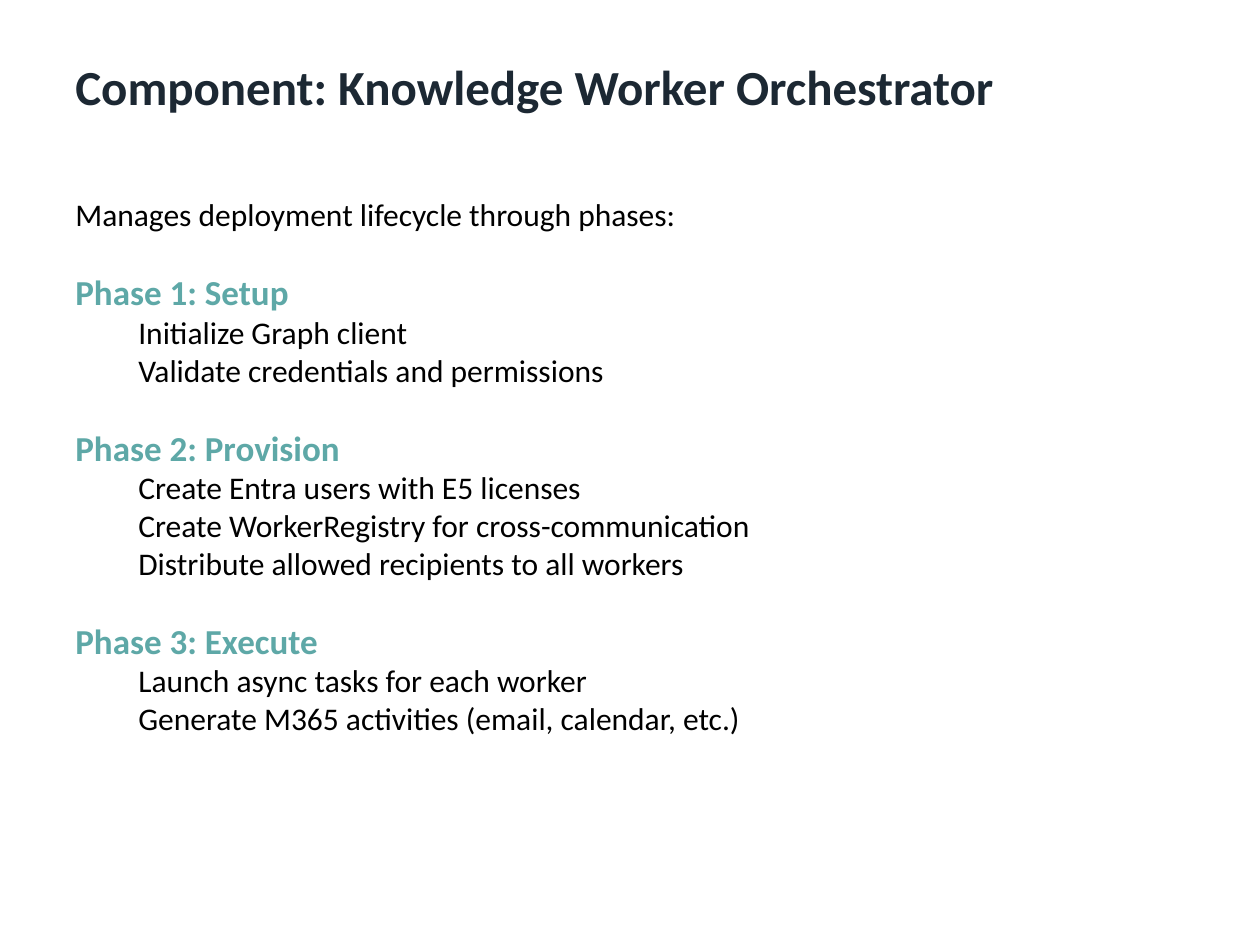
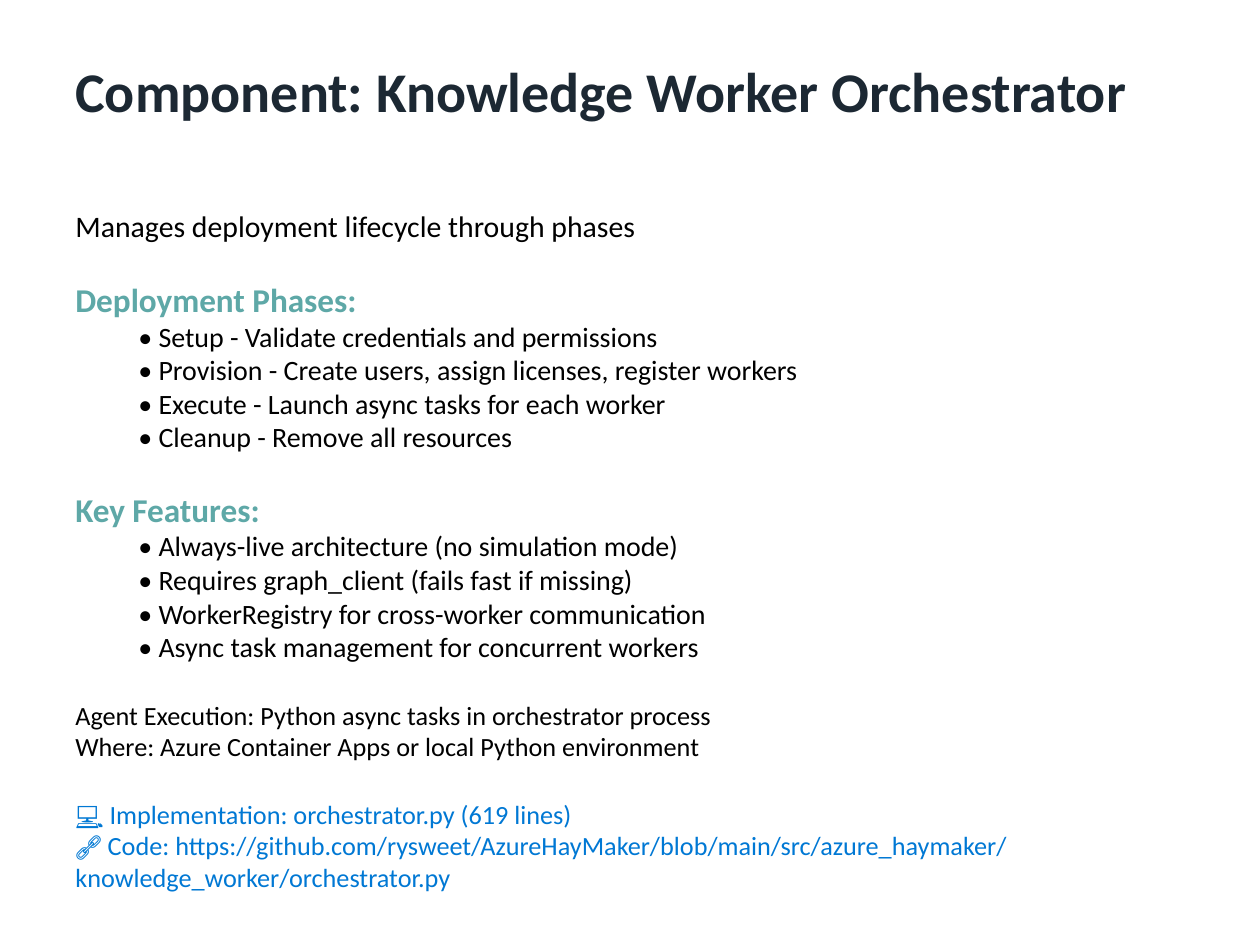
Before and after one commit to rysweet/AzureHayMaker, a slide deck: slide 9 of KnowledgeWorker-E2E-Evidence.pptx (slide 6 before the commit). Drawn at 1260x945 pixels with LibreOffice and Linux fonts; fonts in the diff are those of the drawing. Boxes give left, top, right and bottom in pixels: in the first picture for what was removed or moved away, otherwise in the second. Text is boxed around its words. In the diff, an @@ line names an element or a change of style, - is before the commit and + after.

```diff
--- a/KnowledgeWorker-E2E-Evidence.pptx
+++ b/KnowledgeWorker-E2E-Evidence.pptx
@@ text "Component: Knowledge Worker Orchestrator" at (x1=75, y1=72, x2=1126, y2=122): size 28 to 32 pt @@
@@ text at (x1=75, y1=216, x2=1006, y2=892): text changed; size 18 to 16 pt @@
-Manages deployment lifecycle through phases:
-Phase 1: Setup
-  Initialize Graph client
-  Validate credentials and permissions
-Phase 2: Provision
-  Create Entra users with E5 licenses
-  Create WorkerRegistry for cross-communication
-  Distribute allowed recipients to all workers
-Phase 3: Execute
-  Launch async tasks for each worker
-  Generate M365 activities (email, calendar, etc.)
+Manages deployment lifecycle through phases
+Deployment Phases:
+  • Setup - Validate credentials and permissions
+  • Provision - Create users, assign licenses, register workers
+  • Execute - Launch async tasks for each worker
+  • Cleanup - Remove all resources
+Key Features:
+  • Always-live architecture (no simulation mode)
+  • Requires graph_client (fails fast if missing)
+  • WorkerRegistry for cross-worker communication
+  • Async task management for concurrent workers
+Agent Execution: Python async tasks in orchestrator process
+Where: Azure Container Apps or local Python environment
+💻 Implementation: orchestrator.py (619 lines)
+🔗 Code: https://github.com/rysweet/AzureHayMaker/blob/main/src/azure_haymaker/knowledge_worker/orchestrator.py
```
Also in this commit, not shown: 5 other slides changed, 9 slides added, 10 slides removed, 7 other files.
